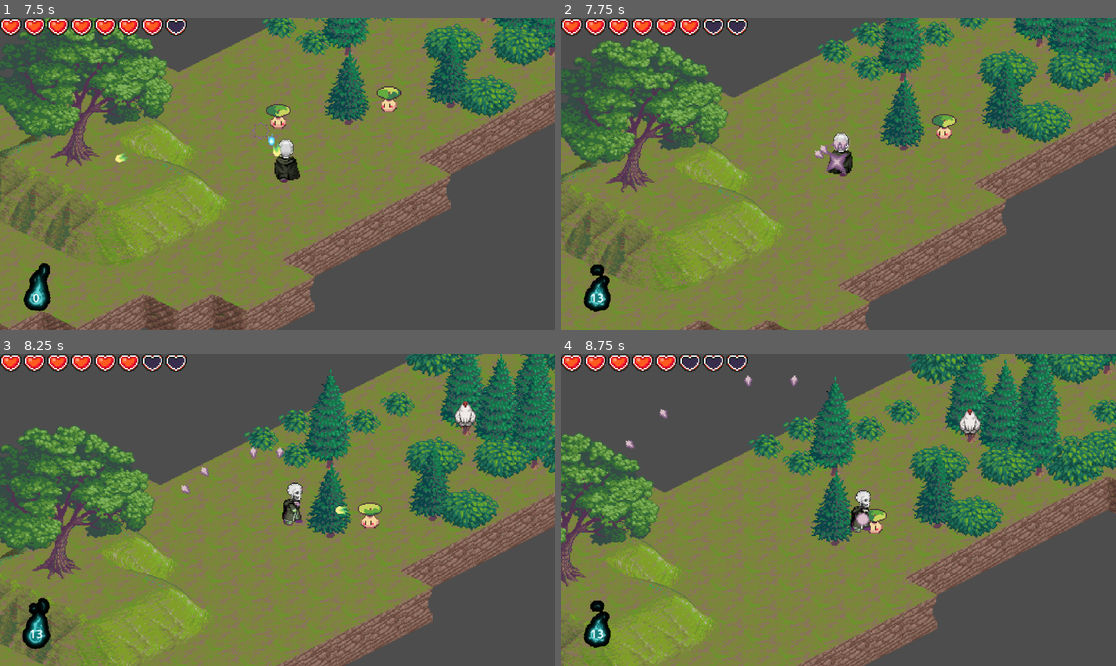
Above: before the commit, frames 1-4 (two rows, left to right).
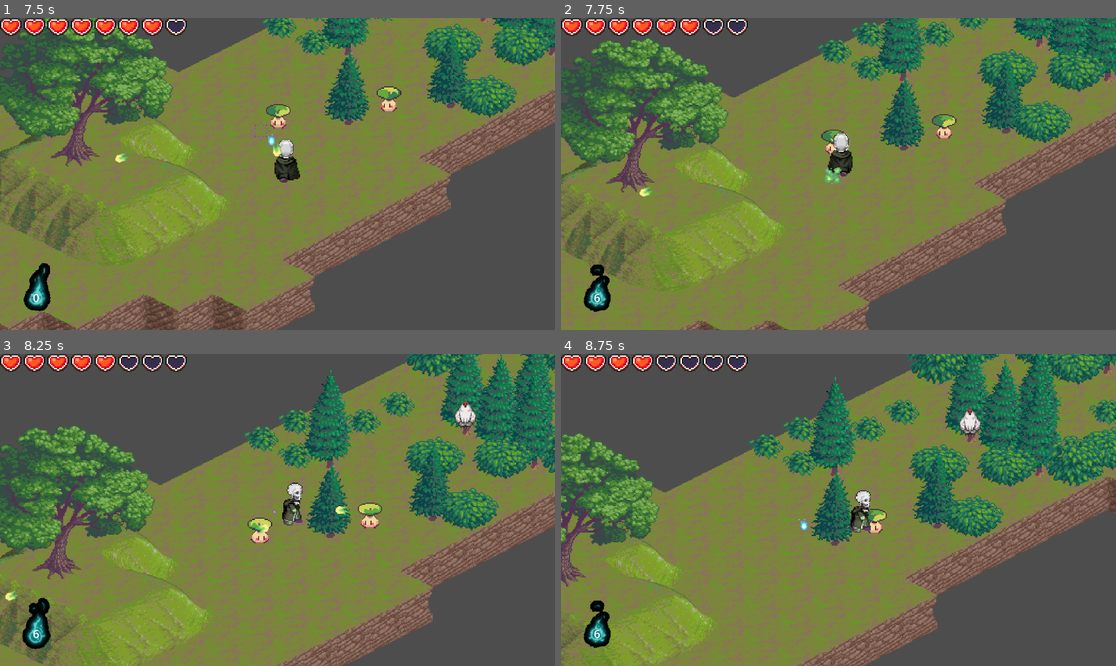
Above: after the commit, the same moments.

Repository: XMNNguyen/ECS179
Game: Godot game, scene res://Scenes/Starting_Menu.tscn
Same seed, same stepped clock (60 frames per second), same inputs: the game is played once before the commit and once after it.
Inputs:
- Up to frame 1 (7.5 s): click "Start" at 0.5 s; hold D (right) 1.28-2.03 s; hold S (down) 2.03-2.78 s; hold D (right) 2.78-3.53 s; hold W (up) 3.53-4.28 s; hold A (left) 4.28-5.78 s; hold S (down) 5.78-6.53 s; hold D (right) 6.53-7.28 s; hold W (up) from 7.28 s (still down)
- Up to frame 2 (7.75 s): keep holding W (up)
- Up to frame 3 (8.25 s): release W (up) at 8.03 s; hold D (right) from 8.03 s (still down)
- Up to frame 4 (8.75 s): keep holding D (right)

Frame 1 is identical in both runs. In frame 2, 0.6% of the frame differs, in the area x 5-52%, y 35-92%; in frame 3, 0.6%, in the area x 0-55%, y 0-92%; in frame 4, 0.4%.

Commit message:
created scatter bullet type

Diff:
--- /dev/null
+++ b/ecs179_project/Scenes/Attacks/scatter_bullet.tscn
@@ -0,0 +1,280 @@
+[gd_scene load_steps=29 format=3 uid="uid://r4i8r4fllpj0"]
+
+[ext_resource type="Texture2D" uid="uid://b85y6bew7gqtm" path="res://Assets/Effect and Bullet 16x16/Purple Effect and Bullet 16x16.png" id="1_tllkw"]
+
+[sub_resource type="AtlasTexture" id="AtlasTexture_kxhh7"]
+atlas = ExtResource("1_tllkw")
+region = Rect2(448, 80, 16, 16)
+
+[sub_resource type="AtlasTexture" id="AtlasTexture_ardxk"]
+atlas = ExtResource("1_tllkw")
+region = Rect2(432, 80, 16, 16)
+
+[sub_resource type="AtlasTexture" id="AtlasTexture_6k2f7"]
+atlas = ExtResource("1_tllkw")
+region = Rect2(416, 80, 16, 16)
+
+[sub_resource type="AtlasTexture" id="AtlasTexture_q8uxd"]
+atlas = ExtResource("1_tllkw")
+region = Rect2(32, 80, 16, 16)
+
+[sub_resource type="AtlasTexture" id="AtlasTexture_e5jrb"]
+atlas = ExtResource("1_tllkw")
+region = Rect2(32, 96, 16, 16)
+
+[sub_resource type="AtlasTexture" id="AtlasTexture_jaa6e"]
+atlas = ExtResource("1_tllkw")
+region = Rect2(16, 128, 16, 16)
+
+[sub_resource type="AtlasTexture" id="AtlasTexture_hv7cv"]
+atlas = ExtResource("1_tllkw")
+region = Rect2(128, 80, 16, 16)
+
+[sub_resource type="AtlasTexture" id="AtlasTexture_sx1dg"]
+atlas = ExtResource("1_tllkw")
+region = Rect2(560, 16, 16, 16)
+
+[sub_resource type="AtlasTexture" id="AtlasTexture_fjca1"]
+atlas = ExtResource("1_tllkw")
+region = Rect2(192, 0, 16, 16)
+
+[sub_resource type="AtlasTexture" id="AtlasTexture_tg6uj"]
+atlas = ExtResource("1_tllkw")
+region = Rect2(400, 80, 16, 16)
+
+[sub_resource type="AtlasTexture" id="AtlasTexture_ui85r"]
+atlas = ExtResource("1_tllkw")
+region = Rect2(384, 80, 16, 16)
+
+[sub_resource type="AtlasTexture" id="AtlasTexture_wcb71"]
+atlas = ExtResource("1_tllkw")
+region = Rect2(512, 112, 16, 16)
+
+[sub_resource type="SpriteFrames" id="SpriteFrames_suj58"]
+animations = [{
+"frames": [{
+"duration": 1.0,
+"texture": SubResource("AtlasTexture_kxhh7")
+}, {
+"duration": 1.0,
+"texture": SubResource("AtlasTexture_ardxk")
+}, {
+"duration": 1.0,
+"texture": SubResource("AtlasTexture_6k2f7")
+}],
+"loop": true,
+"name": &"create",
+"speed": 5.0
+}, {
+"frames": [{
+"duration": 1.0,
+"texture": SubResource("AtlasTexture_q8uxd")
+}, {
+"duration": 1.0,
+"texture": SubResource("AtlasTexture_e5jrb")
+}, {
+"duration": 1.0,
+"texture": SubResource("AtlasTexture_jaa6e")
+}, {
+"duration": 1.0,
+"texture": SubResource("AtlasTexture_hv7cv")
+}, {
+"duration": 1.0,
+"texture": SubResource("AtlasTexture_sx1dg")
+}, {
+"duration": 1.0,
+"texture": SubResource("AtlasTexture_fjca1")
+}],
+"loop": true,
+"name": &"death",
+"speed": 5.0
+}, {
+"frames": [{
+"duration": 1.0,
+"texture": SubResource("AtlasTexture_tg6uj")
+}, {
+"duration": 1.0,
+"texture": SubResource("AtlasTexture_ui85r")
+}, {
+"duration": 1.0,
+"texture": SubResource("AtlasTexture_wcb71")
+}],
+"loop": true,
+"name": &"traveling",
+"speed": 5.0
+}]
+
+[sub_resource type="Animation" id="Animation_aumkd"]
+resource_name = "traveling"
+length = 0.3
+loop_mode = 1
+tracks/0/type = "value"
+tracks/0/imported = false
+tracks/0/enabled = true
+tracks/0/path = NodePath("AnimatedSprite2D:animation")
+tracks/0/interp = 1
+tracks/0/loop_wrap = true
+tracks/0/keys = {
+"times": PackedFloat32Array(0),
+"transitions": PackedFloat32Array(1),
+"update": 1,
+"values": [&"traveling"]
+}
+tracks/1/type = "value"
+tracks/1/imported = false
+tracks/1/enabled = true
+tracks/1/path = NodePath("AnimatedSprite2D:frame")
+tracks/1/interp = 1
+tracks/1/loop_wrap = true
+tracks/1/keys = {
+"times": PackedFloat32Array(0, 0.1, 0.2),
+"transitions": PackedFloat32Array(1, 1, 1),
+"update": 1,
+"values": [0, 1, 2]
+}
+
+[sub_resource type="Animation" id="Animation_3w8w1"]
+resource_name = "death"
+length = 0.34
+tracks/0/type = "value"
+tracks/0/imported = false
+tracks/0/enabled = true
+tracks/0/path = NodePath("AnimatedSprite2D:animation")
+tracks/0/interp = 1
+tracks/0/loop_wrap = true
+tracks/0/keys = {
+"times": PackedFloat32Array(0),
+"transitions": PackedFloat32Array(1),
+"update": 1,
+"values": [&"death"]
+}
+tracks/1/type = "value"
+tracks/1/imported = false
+tracks/1/enabled = true
+tracks/1/path = NodePath("AnimatedSprite2D:frame")
+tracks/1/interp = 1
+tracks/1/loop_wrap = true
+tracks/1/keys = {
+"times": PackedFloat32Array(0, 0.0666667, 0.1, 0.166667, 0.233333, 0.333333),
+"transitions": PackedFloat32Array(1, 1, 1, 1, 1, 1),
+"update": 1,
+"values": [0, 1, 2, 3, 4, 5]
+}
+
+[sub_resource type="Animation" id="Animation_1kd26"]
+resource_name = "create"
+length = 0.11
+tracks/0/type = "value"
+tracks/0/imported = false
+tracks/0/enabled = true
+tracks/0/path = NodePath("AnimatedSprite2D:animation")
+tracks/0/interp = 1
+tracks/0/loop_wrap = true
+tracks/0/keys = {
+"times": PackedFloat32Array(0),
+"transitions": PackedFloat32Array(1),
+"update": 1,
+"values": [&"create"]
+}
+tracks/1/type = "value"
+tracks/1/imported = false
+tracks/1/enabled = true
+tracks/1/path = NodePath("AnimatedSprite2D:frame")
+tracks/1/interp = 1
+tracks/1/loop_wrap = true
+tracks/1/keys = {
+"times": PackedFloat32Array(0, 0.0666667, 0.1),
+"transitions": PackedFloat32Array(1, 1, 1),
+"update": 1,
+"values": [0, 1, 2]
+}
+
+[sub_resource type="Animation" id="Animation_repre"]
+length = 0.001
+tracks/0/type = "value"
+tracks/0/imported = false
+tracks/0/enabled = true
+tracks/0/path = NodePath("AnimatedSprite2D:animation")
+tracks/0/interp = 1
+tracks/0/loop_wrap = true
+tracks/0/keys = {
+"times": PackedFloat32Array(0),
+"transitions": PackedFloat32Array(1),
+"update": 1,
+"values": [&"death"]
+}
+tracks/1/type = "value"
+tracks/1/imported = false
+tracks/1/enabled = true
+tracks/1/path = NodePath("AnimatedSprite2D:frame")
+tracks/1/interp = 1
+tracks/1/loop_wrap = true
+tracks/1/keys = {
+"times": PackedFloat32Array(0),
+"transitions": PackedFloat32Array(1),
+"update": 1,
+"values": [0]
+}
+
+[sub_resource type="AnimationLibrary" id="AnimationLibrary_cb3fr"]
+_data = {
+"RESET": SubResource("Animation_repre"),
+"create": SubResource("Animation_1kd26"),
+"death": SubResource("Animation_3w8w1"),
+"traveling": SubResource("Animation_aumkd")
+}
+
+[sub_resource type="AnimationNodeAnimation" id="AnimationNodeAnimation_dxchv"]
+animation = &"create"
+
+[sub_resource type="AnimationNodeAnimation" id="AnimationNodeAnimation_vmyvu"]
+animation = &"death"
+
+[sub_resource type="AnimationNodeAnimation" id="AnimationNodeAnimation_pu261"]
+animation = &"traveling"
+
+[sub_resource type="AnimationNodeStateMachineTransition" id="AnimationNodeStateMachineTransition_8gt8e"]
+switch_mode = 2
+advance_mode = 2
+
+[sub_resource type="AnimationNodeStateMachineTransition" id="AnimationNodeStateMachineTransition_xglcd"]
+switch_mode = 2
+advance_mode = 2
+
+[sub_resource type="AnimationNodeStateMachineTransition" id="AnimationNodeStateMachineTransition_8ljlp"]
+
+[sub_resource type="AnimationNodeStateMachineTransition" id="AnimationNodeStateMachineTransition_gcjwp"]
+switch_mode = 2
+advance_mode = 2
+
+[sub_resource type="AnimationNodeStateMachine" id="AnimationNodeStateMachine_65s7p"]
+states/create/node = SubResource("AnimationNodeAnimation_dxchv")
+states/create/position = Vector2(347, 100)
+states/death/node = SubResource("AnimationNodeAnimation_vmyvu")
+states/death/position = Vector2(709, 100)
+states/traveling/node = SubResource("AnimationNodeAnimation_pu261")
+states/traveling/position = Vector2(528, 100)
+transitions = ["Start", "create", SubResource("AnimationNodeStateMachineTransition_8gt8e"), "create", "traveling", SubResource("AnimationNodeStateMachineTransition_xglcd"), "traveling", "death", SubResource("AnimationNodeStateMachineTransition_8ljlp"), "death", "End", SubResource("AnimationNodeStateMachineTransition_gcjwp")]
+
+[sub_resource type="CircleShape2D" id="CircleShape2D_fvp0i"]
+radius = 6.0
+
+[node name="ScatterBullet" type="CharacterBody2D"]
+
+[node name="AnimatedSprite2D" type="AnimatedSprite2D" parent="."]
+sprite_frames = SubResource("SpriteFrames_suj58")
+animation = &"death"
+
+[node name="AnimationPlayer" type="AnimationPlayer" parent="."]
+libraries = {
+"": SubResource("AnimationLibrary_cb3fr")
+}
+
+[node name="AnimationTree" type="AnimationTree" parent="."]
+tree_root = SubResource("AnimationNodeStateMachine_65s7p")
+anim_player = NodePath("../AnimationPlayer")
+
+[node name="hitBox" type="Area2D" parent="."]
+
+[node name="CollisionShape2D" type="CollisionShape2D" parent="hitBox"]
+shape = SubResource("CircleShape2D_fvp0i")
--- /dev/null
+++ b/ecs179_project/Scripts/Attacks/scatter_bullet.gd
@@ -0,0 +1,83 @@
+class_name ScatterBullet
+extends CharacterBody2D
+
+
+enum state {
+			CREATE,
+			TRAVELING,
+			DEATH,
+			}
+
+@onready var animationTree:AnimationTree = $AnimationTree
+@onready var state_machine = animationTree["parameters/playback"]
+
+var damage: float = 1
+var bullet_speed: float = 100
+var num_projectiles: int = 5
+var angle: float = 360
+var will_scatter: bool = true
+
+var scatter_bullet = preload("res://Scenes/Attacks/scatter_bullet.tscn")
+var cur_state: state = state.CREATE
+var state_keys = [
+	"create",
+	"traveling",
+	"death"
+]
+
+var _timer:Timer
+
+# Called when the node enters the scene tree for the first time.
+func _ready() -> void:
+	set_as_top_level(true)
+
+	# add a death timer
+	_timer = Timer.new()
+	_timer.one_shot = true
+	add_child(_timer)
+	_timer.start(2)
+
+
+# Called every frame. 'delta' is the elapsed time since the previous frame.
+func _process(delta: float) -> void:
+	move_and_slide()
+	state_machine.travel(state_keys[cur_state])
+	# once death timer is expired or bullet explodes, remove the bullet instance
+	if _timer.time_left == 0 || state_machine.get_current_node() == "End":
+		queue_free()
+
+
+func scatter() -> void:
+	for i in range(num_projectiles):
+		var new_bullet := scatter_bullet.instantiate() as ScatterBullet
+
+		# calculate the fire angle of this bullet
+		# convert the shotgun angle into radians
+		var angle_radians = deg_to_rad(angle)
+
+		# get the current segment of the angle we are currently on
+		var angle = angle_radians / num_projectiles
+
+		# for this iteration take the base fire_direction and move the angle based on current segment
+		var rotation: float = velocity.normalized().angle() + (angle * i)
+
+		# we want to right rotate or else the fire angle is 90 degrees off
+		new_bullet.velocity = Vector2.RIGHT.rotated(rotation) * bullet_speed
+		new_bullet.rotation = rotation
+		new_bullet.will_scatter = false
+		new_bullet.damage = damage
+		new_bullet.z_index = z_index
+		add_child(new_bullet)
+		new_bullet.global_position = global_position
+
+
+func _on_hit_box_area_entered(area: Area2D) -> void:
+	# if we have entered the Player's hurtbox, explode the bullet
+	if area.name == "hurtBox" && area.get_parent().is_in_group("Enemies"):
+		area.get_parent()._on_take_damage(damage)
+		velocity = Vector2(0, 0)
+		cur_state = state.DEATH
+		state_machine.travel(state_keys[cur_state])
+		state_machine.next()
+		if will_scatter:
+			scatter()
--- a/ecs179_project/Scripts/player.gd
+++ b/ecs179_project/Scripts/player.gd
@@ -157,7 +157,7 @@
 			fire_standard(closest_enemy_position)
 
 		# FIRE SHOTGUN WEAPON
-		if _shotgun_weapon_timer.is_stopped() && souls_count.souls >= 1:
+		if _shotgun_weapon_timer.is_stopped() && souls_count.souls >= 100:
 			fire_shotgun(closest_enemy_position)
 
 		# FIRE WAVE WEAPON
